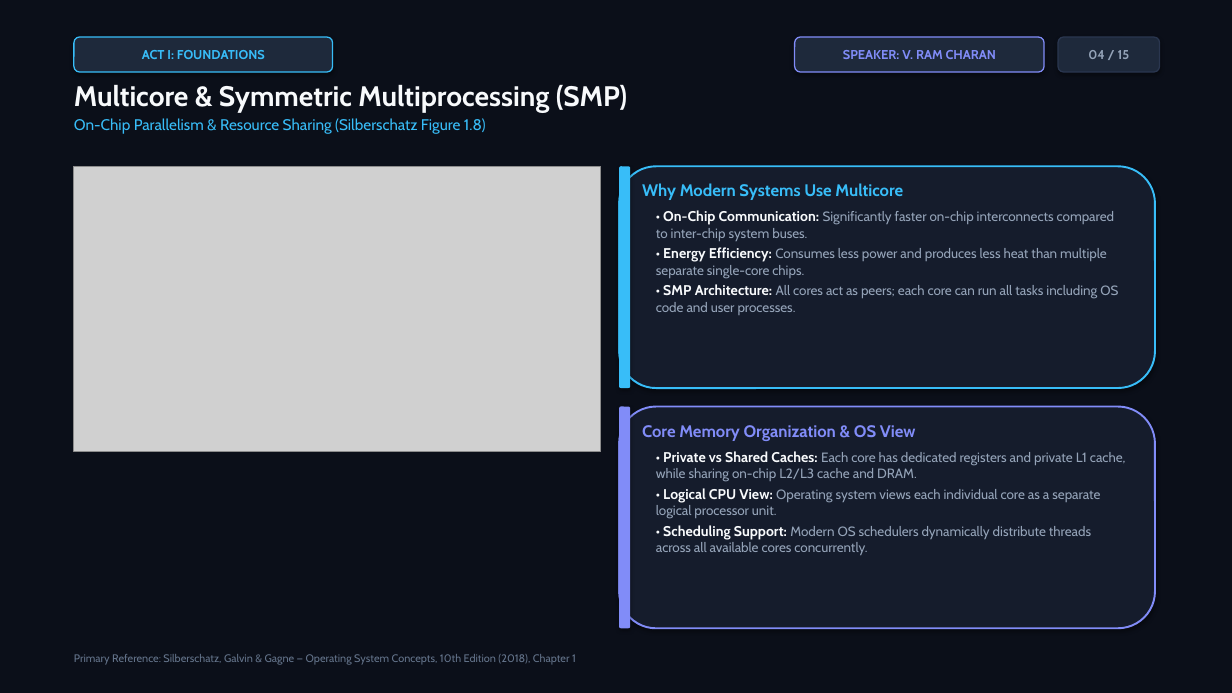
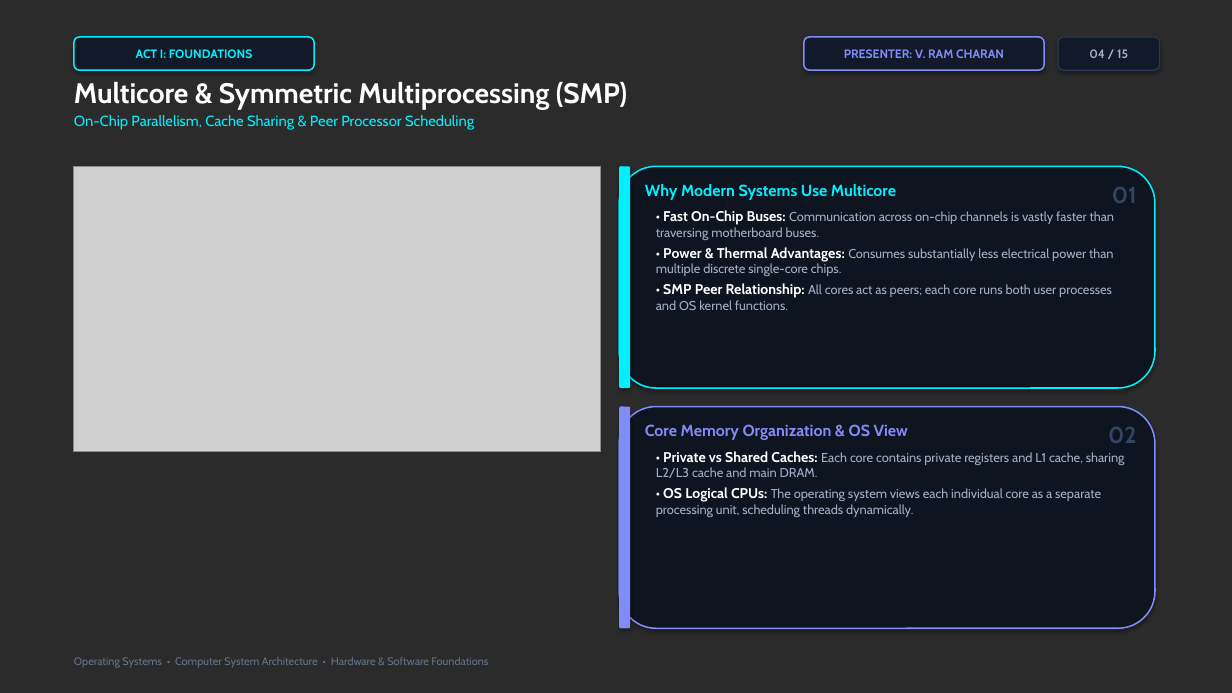
Before and after one commit to vangaramcharan2007-del/alfred, a slide deck: slide 4 of Computer_System_Architecture_OS.pptx. Drawn at 1232x693 pixels with LibreOffice and Linux fonts; fonts in the diff are those of the drawing; grey boxes stand for pictures; background and template pictures are left out; a plain dark background stands for a picture behind light text. Boxes give left, top, right and bottom in pixels: in the first picture for what was removed or moved away, otherwise in the second. Text is boxed around its words. In the diff, an @@ line names an element or a change of style, - is before the commit and + after.

Commit message:
feat(presentation): upgrade to high-production-value cinematic dark visual theme with 1080p hardware overlays

```diff
--- a/Computer_System_Architecture_OS.pptx
+++ b/Computer_System_Architecture_OS.pptx
@@ background #0B0F19 to picture (left out) @@
@@ rectangle removed at (0,0,1232,693) @@
@@ rounded rectangle "ACT I: FOUNDATIONS": place and size @@
-rounded rectangle "ACT I: FOUNDATIONS" at (74,37,333,72)
+rounded rectangle "ACT I: FOUNDATIONS" at (74,37,314,70)
@@ rounded rectangle "ACT I: FOUNDATIONS" at (74,37,314,70): size 10 to 9.5 pt, text colour #38BDF8 to #00F0FF; fill #1E293B to #121A2A; outline #38BDF8 1 pt to #00F0FF 1.2 pt @@
@@ rounded rectangle "PRESENTER: V. RAM CHARAN": place and size @@
-rounded rectangle "PRESENTER: V. RAM CHARAN" at (795,37,1044,72)
+rounded rectangle "PRESENTER: V. RAM CHARAN" at (804,37,1044,70)
@@ rounded rectangle "PRESENTER: V. RAM CHARAN" at (804,37,1044,70): fill #1E293B to #121A2A; outline #818CF8 1 pt to #818CF8 1.2 pt @@
@@ text in rounded rectangle at (844,49,1004,58): text changed; size 10 to 9.5 pt @@
-SPEAKER: V. RAM CHARAN
+PRESENTER: V. RAM CHARAN
@@ rounded rectangle "04 / 15" at (1058,37,1160,70): size 10 to 9.5 pt, text colour #94A3B8 to #A0AFC8; fill #1E293B to #121A2A; outline #2A364F 1 pt to #283855 1 pt @@
@@ text at (74,82,627,110): text colour #F8FAFC to #FFFFFF in "Multicore & Symmetric Multiprocessing (SMP)" @@
@@ text at (74,115,474,130): text changed; size 12 to 11.5 pt; text colour #38BDF8 to #00F0FF @@
-On-Chip Parallelism & Resource Sharing (Silberschatz Figure 1.8)
+On-Chip Parallelism, Cache Sharing & Peer Processor Scheduling
@@ rounded rectangle at (619,166,1155,388): fill #151C2C to #0E1420; outline #38BDF8 1.5 pt to #00F0FF 1.2 pt @@
@@ rounded rectangle at (619,166,630,388): fill #38BDF8 to #00F0FF @@
@@ text "Why Modern Systems Use Multicore" at (645,184,896,200): size 13 to 12.5 pt, text colour #38BDF8 to #00F0FF @@
@@ text added at (1112,187,1137,203), 18 pt, text #324664, bold @@
+01
@@ text at (656,210,1115,310): text changed; size 10.5 to 10 pt; text colour #94A3B8 to #A0AFC8 @@
-• On-Chip Communication: Significantly faster on-chip interconnects compared to inter-chip system buses.
-• Energy Efficiency: Consumes less power and produces less heat than multiple separate single-core chips.
-• SMP Architecture: All cores act as peers; each core can run all tasks including OS code and user processes.
+• Fast On-Chip Buses: Communication across on-chip channels is vastly faster than traversing motherboard buses.
+• Power & Thermal Advantages: Consumes substantially less electrical power than multiple discrete single-core chips.
+• SMP Peer Relationship: All cores act as peers; each core runs both user processes and OS kernel functions.
@@ rounded rectangle at (619,407,1155,628): fill #151C2C to #0E1420; outline #818CF8 1.5 pt to #818CF8 1.2 pt @@
@@ text "Core Memory Organization & OS ..." at (645,424,908,440): size 13 to 12.5 pt @@
@@ text added at (1108,427,1137,443), 18 pt, text #324664, bold @@
+02
@@ text at (656,451,1125,517): text changed; size 10.5 to 10 pt; text colour #94A3B8 to #A0AFC8 @@
-• Private vs Shared Caches: Each core has dedicated registers and private L1 cache, while sharing on-chip L2/L3 cache and DRAM.
-• Logical CPU View: Operating system views each individual core as a separate logical processor unit.
-• Scheduling Support: Modern OS schedulers dynamically distribute threads across all available cores concurrently.
+• Private vs Shared Caches: Each core contains private registers and L1 cache, sharing L2/L3 cache and main DRAM.
+• OS Logical CPUs: The operating system views each individual core as a separate processing unit, scheduling threads dynamically.
@@ text at (74,657,488,668): text changed @@
-Primary Reference: Silberschatz, Galvin & Gagne — Operating System Concepts, 10th Edition (2018), Chapter 1
+Operating Systems • Computer System Architecture • Hardware & Software Foundations
```
Also in this commit, not shown: 14 other slides changed, 19 other files.
